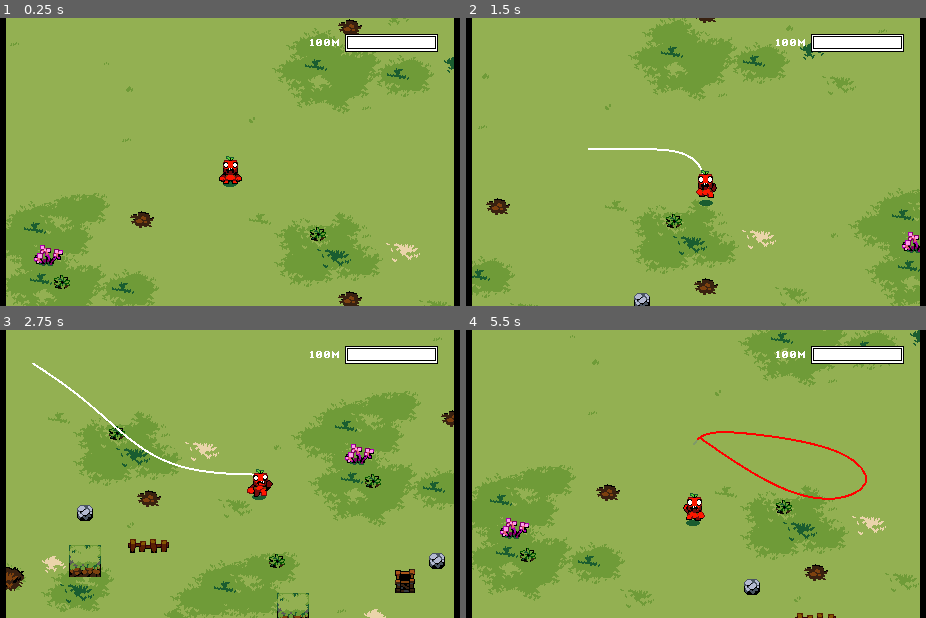
Above: before the commit, frames 1-4 (two rows, left to right).
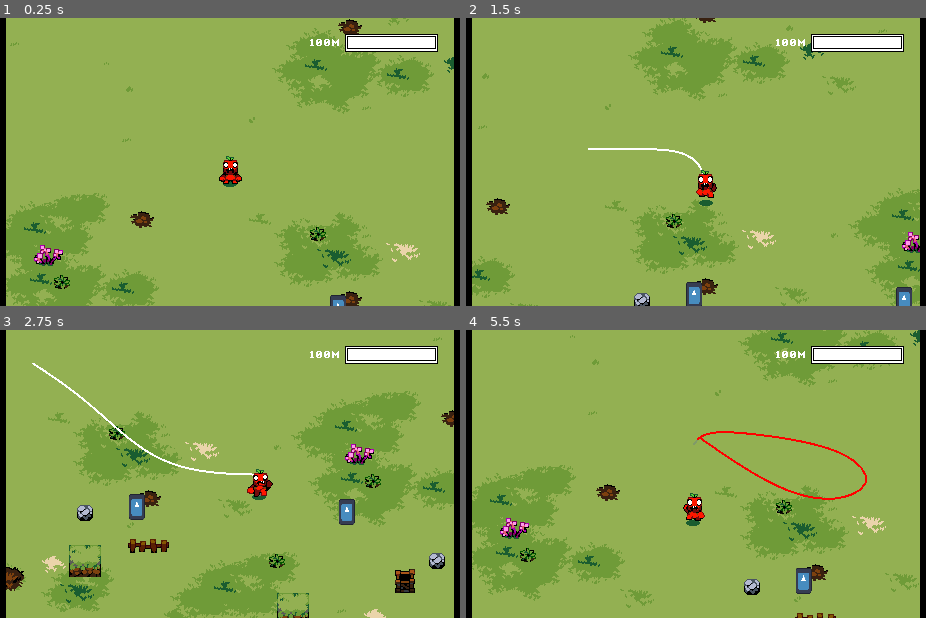
Above: after the commit, the same moments.

Repository: elementary-luke/GMTK2025
Game: Godot game, scene res://scenes/main.tscn
Same seed, same stepped clock (60 frames per second), same inputs: the game is played once before the commit and once after it. The engine's default icon, where the game draws it, is replaced by a stand-in: a white triangle on a blue panel in a dark square.
Inputs:
- Up to frame 1 (0.25 s): no input
- Up to frame 2 (1.5 s): tap Enter at 0.5 s; hold Right (right) 0.53-1.28 s; hold Space (main_action) 0.53-1.28 s; hold Down (down) from 1.28 s (still down); tap Space (main_action) at 1.35 s
- Up to frame 3 (2.75 s): release Down (down) at 2.03 s; hold Right (right) from 2.03 s (still down); hold Space (main_action) from 2.03 s (still down)
- Up to frame 4 (5.5 s): release Right (right) at 2.78 s; release Space (main_action) at 2.78 s; hold Up (up) 2.78-3.53 s; tap Space (main_action) at 2.85, 4.35 s; hold Space (main_action) 3.53-4.28 s; hold Left (left) 3.53-5.03 s; hold Down (down) from 5.03 s (still down); hold Space (main_action) from 5.03 s (still down)

The runs differ from the first frame. In frame 1, 0.1% of the frame differs, in the area x 71-76%, y 96-100%; in frame 2, 0.5%; in frame 3, 0.6%, in the area x 28-78%, y 56-68%; in frame 4, 0.3%.
Error after the commit: Invalid access to property or key 'move_step' on a base object of type 'CharacterBody2D (player.gd)'. (res://scripts/blaster.gd:56)

Commit message:
blasters added

Diff:
--- a/scenes/main.tscn
+++ b/scenes/main.tscn
@@ -14,6 +14,7 @@
 [ext_resource type="Texture2D" uid="uid://c5od1or6yp2a5" path="res://sprites/Player/run_side.png" id="6_o6xl0"]
 [ext_resource type="Texture2D" uid="uid://d0v5n6264rp7k" path="res://sprites/Player/idle_side.png" id="6_ya4ey"]
 [ext_resource type="Texture2D" uid="uid://de80c1b2be8o" path="res://sprites/Player/player_shadow.png" id="8_85g3d"]
+[ext_resource type="PackedScene" uid="uid://b32auitqhhbtd" path="res://scenes/blaster.tscn" id="15_jkv2x"]
 
 [sub_resource type="AtlasTexture" id="AtlasTexture_dnhof"]
 atlas = ExtResource("5_eb6dy")
@@ -565,4 +566,10 @@
 [node name="ScissorTimer" type="Timer" parent="."]
 wait_time = 5.0
 
+[node name="Blaster" parent="." instance=ExtResource("15_jkv2x")]
+position = Vector2(108, 157)
+
+[node name="Blaster2" parent="." instance=ExtResource("15_jkv2x")]
+position = Vector2(318, 162)
+
 [connection signal="timeout" from="ScissorTimer" to="." method="_on_scissor_timer_timeout"]
Not shown: 1 places in scenes/main.tscn that only renumber resources
Not shown, added: scripts/blaster.gd.uid
Not shown, added: scripts/bullet.gd.uid
